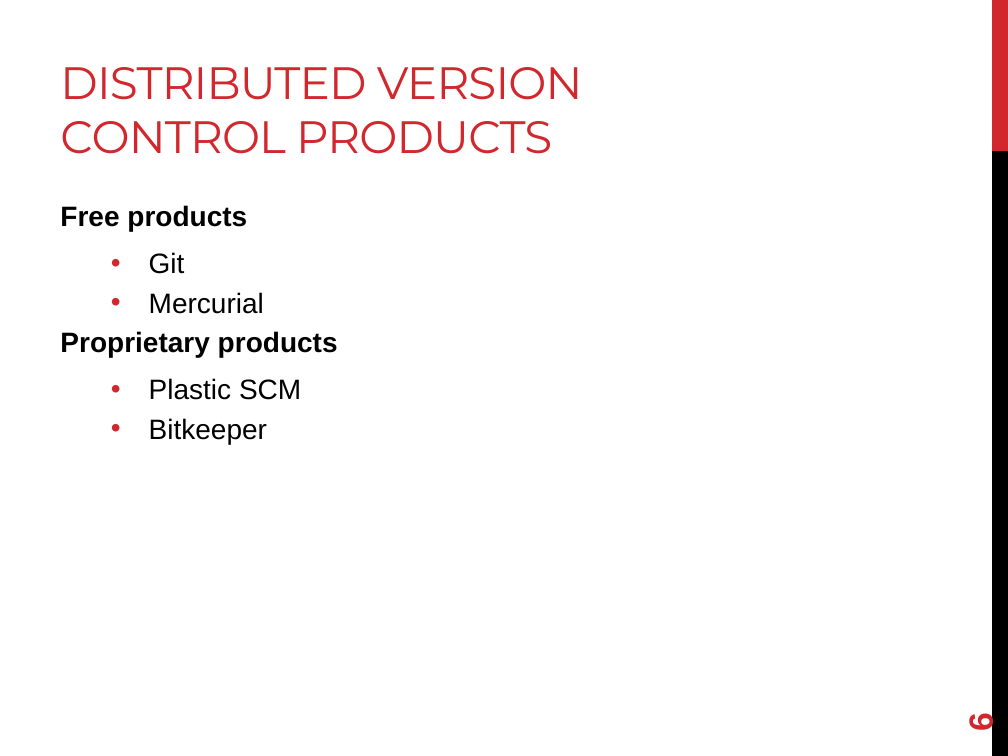
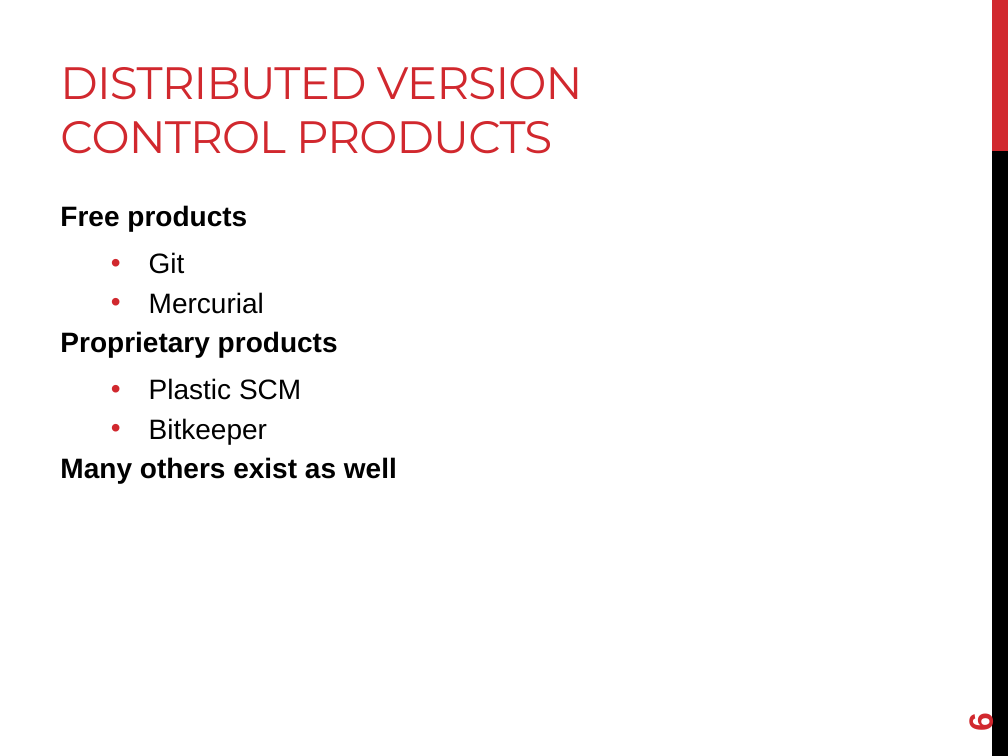
Before and after one commit to joshpeterson/DevelopingConcurrentSoftware, a slide deck: slide 6 of Lectures/Introduction to Distributed Version Control/Introduction to Distributed Version Control.pptx. Drawn at 1008x756 pixels with LibreOffice and Linux fonts; fonts in the diff are those of the drawing. Boxes give left, top, right and bottom in pixels: in the first picture for what was removed or moved away, otherwise in the second. Text is boxed around its words. In the diff, an @@ line names an element or a change of style, - is before the commit and + after.

```diff
--- a/Lectures/Introduction to Distributed Version Control/Introduction to Distributed Version Control.pptx
+++ b/Lectures/Introduction to Distributed Version Control/Introduction to Distributed Version Control.pptx
@@ text at (60,457,397,483): paragraph added @@
+Many others exist as well
```
Also in this commit, not shown: 1 other slide changed, 1 other file.
